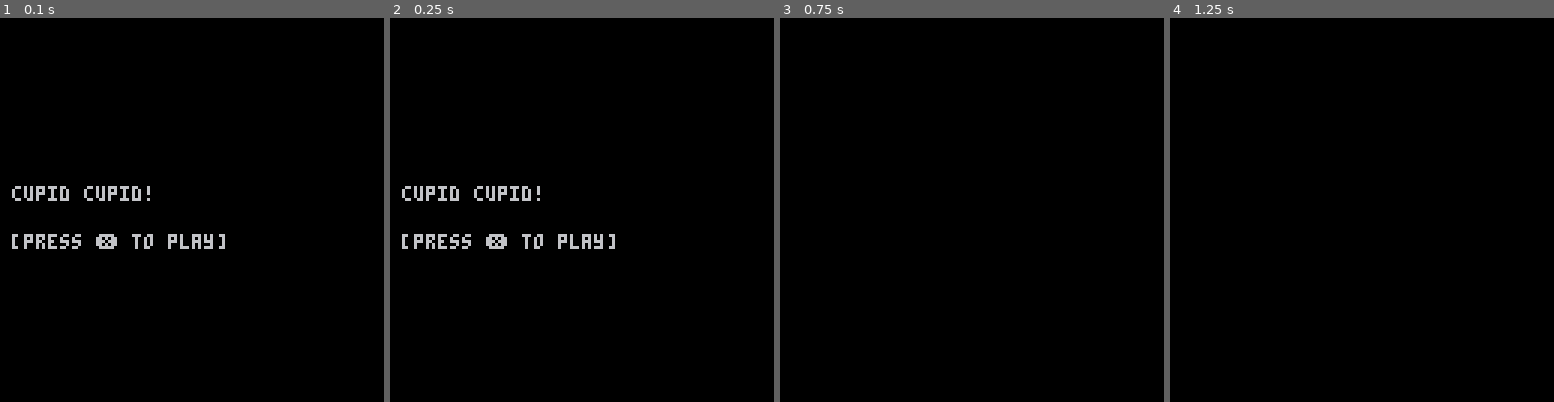
Above: before the commit, frames 1-4 (left to right).
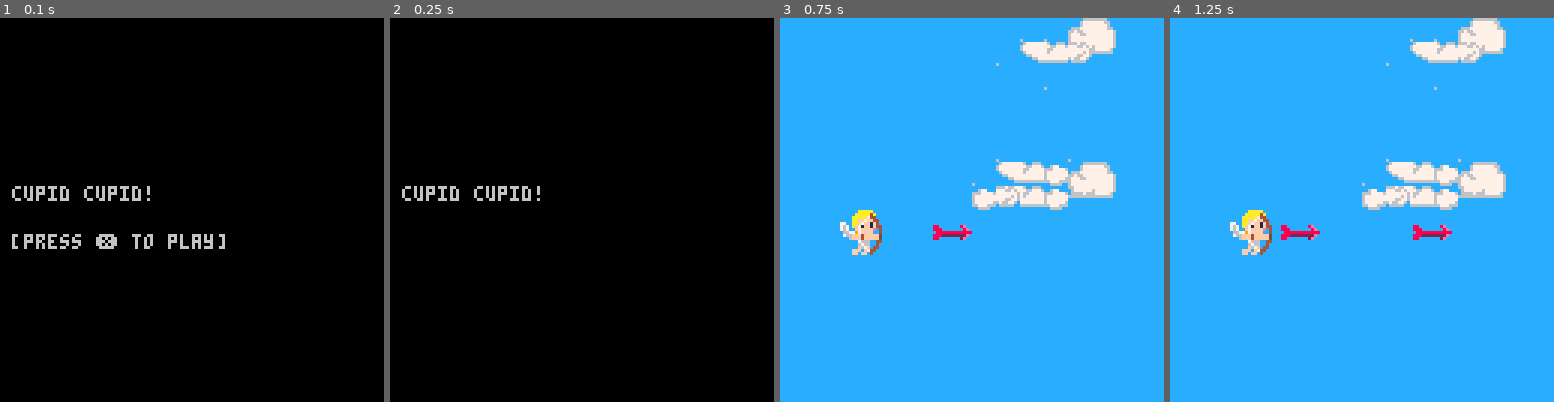
Above: after the commit, the same moments.

Repository: abby-1b/valentines-game-jam-2026
Game: PICO-8 cartridge main.p8
The game is run twice, just before and just after one commit, with the same random seed, the same clock (stepped at 60 frames per second) and the same inputs.
Inputs:
- Up to frame 1 (0.1 s): no input
- Up to frame 2 (0.25 s): no input
- Up to frame 3 (0.75 s): tap X (X key) at 0.33 s
- Up to frame 4 (1.25 s): tap X (X key) at 1.07 s

Frame 1 is identical in both runs. In frame 2, 0.9% of the frame differs, in the area x 3-59%, y 56-61%; in frame 3, 100%, in the area x 0-100%, y 0-100%; in frame 4, 100%.

Commit message:
Added player character, projectile functionality (just drawing atm) and a map for testing the look

Diff:
--- a/main.p8
+++ b/main.p8
@@ -12,20 +12,33 @@
 
 function _init()
 	screen=screen_title
+	player_setup()
+	make_player()
+
+	arrow_setup()
 end
 
+function _update60()
+	update_game()
+end
+
+background=0
 function _draw()
-	cls()
+
+	cls(background)
 	frame_count+=1
 	if(screen==screen_title)draw_title()
 	if(screen==screen_intro)draw_intro()
-	if(screen==screen_game)draw_game()
+
+	if(screen==screen_game) then
+		draw_game()
+	end
 end
 
 -- title
 function draw_title()
 	print("cupid cupid!", 4, 64-8)
-	if(frame_count%20<10) then
+	if(frame_count%25<10) then
 		print("[press ❎ to play]", 4, 64+8)
 	end
 
@@ -41,26 +54,125 @@
 
 -- game
 function draw_game()
+ map()
+	foreach(player,draw_player)
+	foreach(arrows,draw_arrow)
+end
 
+function update_game()
+	foreach(player,update_player)
+	foreach(arrows,update_arrow)
 end
 
 -->8
 --player
+function player_setup()
+	player={}
+end
+
+function make_player()
+	local p={}
+	p.x=20
+	p.y=64
+	p.dx=0
+	p.dy=0
+	p.sprite=3
+	add(player,p)
+end
+
+
+friction=0.65
+function update_player(p)
+	p.dx*=friction
+	p.dy*=friction
+
+	if btn(⬆️) then p.dy-=0.9 end
+	if btn(⬇️) then p.dy+=0.9 end
+	if btn(⬅️) then p.dx-=0.9 end
+	if btn(➡️) then p.dx+=0.9 end
+
+	if btnp(❎) then
+		sfx(0)
+		make_arrow(p.x,p.y)
+	end
+
+	if p.dx*p.dy != 0 then
+			p.dx*=0.707
+			p.dy*=0.707
+	end
+	p.x+=p.dx
+	p.y+=p.dy
+
+	if p.x <=0 then p.x=0 end
+	if p.x >=113 then p.x=113 end
+	if p.y <=0 then p.y=0 end
+	if p.y >=113 then p.y=113 end
+
+end
+
+function draw_player(p)
+	spr(3,p.x,p.y,2,2)
+end
+
+
+--projectile logic
+function arrow_setup()
+	arrows={}
+end
+
+function make_arrow(x,y)
+	local arrow={}
+	arrow.x=x+3
+	arrow.y=y
+	arrow.sprite=5
+	add(arrows,arrow)
+end
+
+function update_arrow(arrow)
+	arrow.x+=1
+end
+
+function draw_arrow(arrow)
+	spr(5,arrow.x+3,arrow.y,2,2)
+end
 -->8
 --enemies
 -->8
 --background
 __gfx__
-00000000000000000000000000000000000000000000000000000000000000000000000000000000000000000000000000000000000000000000000000000000
-00000000000000000000000000000000000000000000000000000000000000000000000000000000000000000000000000000000000000000000000000000000
-00700700000000000000000000000000000000000000000000000000000000000000000000000000000000000000000000000000000000000000000000000000
-00077000000000000000000000000000000000000000000000000000000000000000000000000000000000000000000000000000000000000000000000000000
-00077000000000000000000000000000000000000000000000000000000000000000000000000000000000000000000000000000000000000000000000000000
-00700700006777000077760000000000000000000000000000000000000000000000000000000000000000000000000000000000000000000000000000000000
-00000000077777000077777000000000000000000000000000000000000000000000000000000000000000000000000000000000000000000000000000000000
-00000000077767700776777000000000000000000000000000000000000000000000000000000000000000000000000000000000000000000000000000000000
-00000000777767777776777700000000000000000000000000000000000000000000000000000000000000000000000000000000000000000000000000000000
-00000000767677677677676700000000000000000000000000000000000000000000000000000000000000000000000000000000000000000000000000000000
-00000000767677677677676700000000000000000000000000000000000000000000000000000000000000000000000000000000000000000000000000000000
-00000000760776700767706700000000000000000000000000000000000000000000000000000000000000000000000000000000000000000000000000000000
-00000000700076000067000700000000000000000000000000000000000000000000000000000000000000000000000000000000000000000000000000000000
+000000000000000000000000000000aaaaa000000000000000000000ccccccccccccccccccccc66666666ccccccccccccccccccc000000000000000000000000
+00000000000000000000000000000aaaaa4a00000000000000000000cccccccccc677ccccccc6777777766cccccccccccccccccc000000000000000000000000
+0070070000000000000000000000aaaaa74400000000000000000000cccccccc66677776cccc6777777776cccccccccccccccccc000000000000000000000000
+0007700000000000000000000000aaff7ff440000000000000000000cccccccc67777777c66677777777766ccccccccccccccccc000000000000000000000000
+0007700000000000000000007700aaf7ff1f40000000000000000000cccccccc677777776676677777777776cccccccccccccccc000000000000000000000000
+0070070000677700007776007670af71ff1f44008800000008e00000cccccccc677777766777667777777776cccccccccccccccc000000000000000000000000
+00000000077777000077777076700f7ffffe040088800000008e0000cccccccc667776666777777777777776cccccccccccccccc000000000000000000000000
+0000000007776770077677700667797ffff004000888888888888000cccccccccc6666cc6777777777777776cc6666666ccccccc000000000000000000000000
+0000000077776777777677770766fff4fffff50088822222222e000066676677cccccccc6677777777777776c677777776cc666c000000000000000000000000
+0000000076767767767767670006fff4fffff5008800000002e0000077766767ccccccccc6777777677777766777777777667776000000000000000000000000
+0000000076767767767767670000007666004400000000000000000077777776ccccccccc66667666777776c6777777776677777000000000000000000000000
+0000000076077670076770670000006766004000000000000000000077777676cccccccc666666666666666cc677777776777777000000000000000000000000
+000000007000760000670007000000f67f044000000000000000000077766776cccccccccccccccccccccccccc66777777777777000000000000000000000000
+0000000000000000000000000000fff0f744000000000000000000006766776ccccccccccccccccccccccccccccc667777777777000000000000000000000000
+0000000000000000000000000000ff0ff04000000000000000000000c66666cccccccccccccccccccccccccccccccc6666666666000000000000000000000000
+00000000000000000000000000000000000000000000000000000000cccccccccccccccccccccccccccccccccccccccccccccccc000000000000000000000000
+__map__
+070707070707070707070c0c090a070700000000000000000000000000000000000000000000000000000000000000000000000000000000000000000000000000000000000000000000000000000000000000000000000000000000000000000000000000000000000000000000000000000000000000000000000000000000
+0707070707070707070c1b1c171a070700000000000000000000000000000000000000000000000000000000000000000000000000000000000000000000000000000000000000000000000000000000000000000000000000000000000000000000000000000000000000000000000000000000000000000000000000000000
+07070707070707070707070c0707070700000000000000000000000000000000000000000000000000000000000000000000000000000000000000000000000000000000000000000000000000000000000000000000000000000000000000000000000000000000000000000000000000000000000000000000000000000000
+0707070707070707070707070707070700000000000000000000000000000000000000000000000000000000000000000000000000000000000000000000000000000000000000000000000000000000000000000000000000000000000000000000000000000000000000000000000000000000000000000000000000000000
+0707070707070707070707070707070700000000000000000000000000000000000000000000000000000000000000000000000000000000000000000000000000000000000000000000000000000000000000000000000000000000000000000000000000000000000000000000000000000000000000000000000000000000
+0707070707070707070c07070c07070700000000000000000000000000000000000000000000000000000000000000000000000000000000000000000000000000000000000000000000000000000000000000000000000000000000000000000000000000000000000000000000000000000000000000000000000000000000
+07070707070707070c1b1c08090a070700000000000000000000000000000000000000000000000000000000000000000000000000000000000000000000000000000000000000000000000000000000000000000000000000000000000000000000000000000000000000000000000000000000000000000000000000000000
+070707070707070708171c08191a070700000000000000000000000000000000000000000000000000000000000000000000000000000000000000000000000000000000000000000000000000000000000000000000000000000000000000000000000000000000000000000000000000000000000000000000000000000000
+0707070707070707070707070707070700000000000000000000000000000000000000000000000000000000000000000000000000000000000000000000000000000000000000000000000000000000000000000000000000000000000000000000000000000000000000000000000000000000000000000000000000000000
+0707070707070707070707070707070700000000000000000000000000000000000000000000000000000000000000000000000000000000000000000000000000000000000000000000000000000000000000000000000000000000000000000000000000000000000000000000000000000000000000000000000000000000
+0707070707070707070707070707070700000000000000000000000000000000000000000000000000000000000000000000000000000000000000000000000000000000000000000000000000000000000000000000000000000000000000000000000000000000000000000000000000000000000000000000000000000000
+0707070707070707070707070707070700000000000000000000000000000000000000000000000000000000000000000000000000000000000000000000000000000000000000000000000000000000000000000000000000000000000000000000000000000000000000000000000000000000000000000000000000000000
+0707070707070707070707070707070700000000000000000000000000000000000000000000000000000000000000000000000000000000000000000000000000000000000000000000000000000000000000000000000000000000000000000000000000000000000000000000000000000000000000000000000000000000
+0707070707070707070707070707070700000000000000000000000000000000000000000000000000000000000000000000000000000000000000000000000000000000000000000000000000000000000000000000000000000000000000000000000000000000000000000000000000000000000000000000000000000000
+0707070707070707070707070707070700000000000000000000000000000000000000000000000000000000000000000000000000000000000000000000000000000000000000000000000000000000000000000000000000000000000000000000000000000000000000000000000000000000000000000000000000000000
+0707070707070707070707070707070700000000000000000000000000000000000000000000000000000000000000000000000000000000000000000000000000000000000000000000000000000000000000000000000000000000000000000000000000000000000000000000000000000000000000000000000000000000
+0707070707070707070707070707070700000000000000000000000000000000000000000000000000000000000000000000000000000000000000000000000000000000000000000000000000000000000000000000000000000000000000000000000000000000000000000000000000000000000000000000000000000000
+
+
Not shown, changed: the sound effects (__sfx__) section of main.p8
